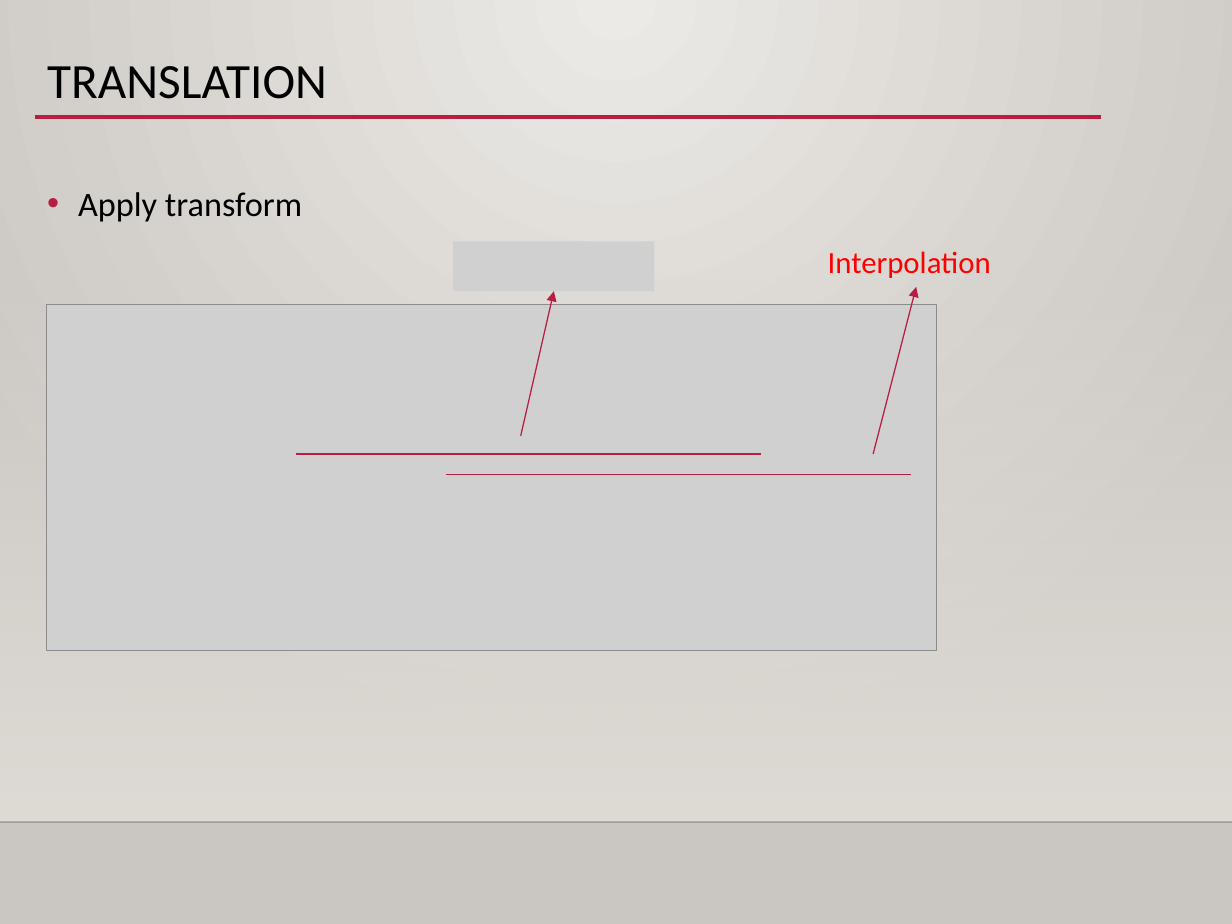
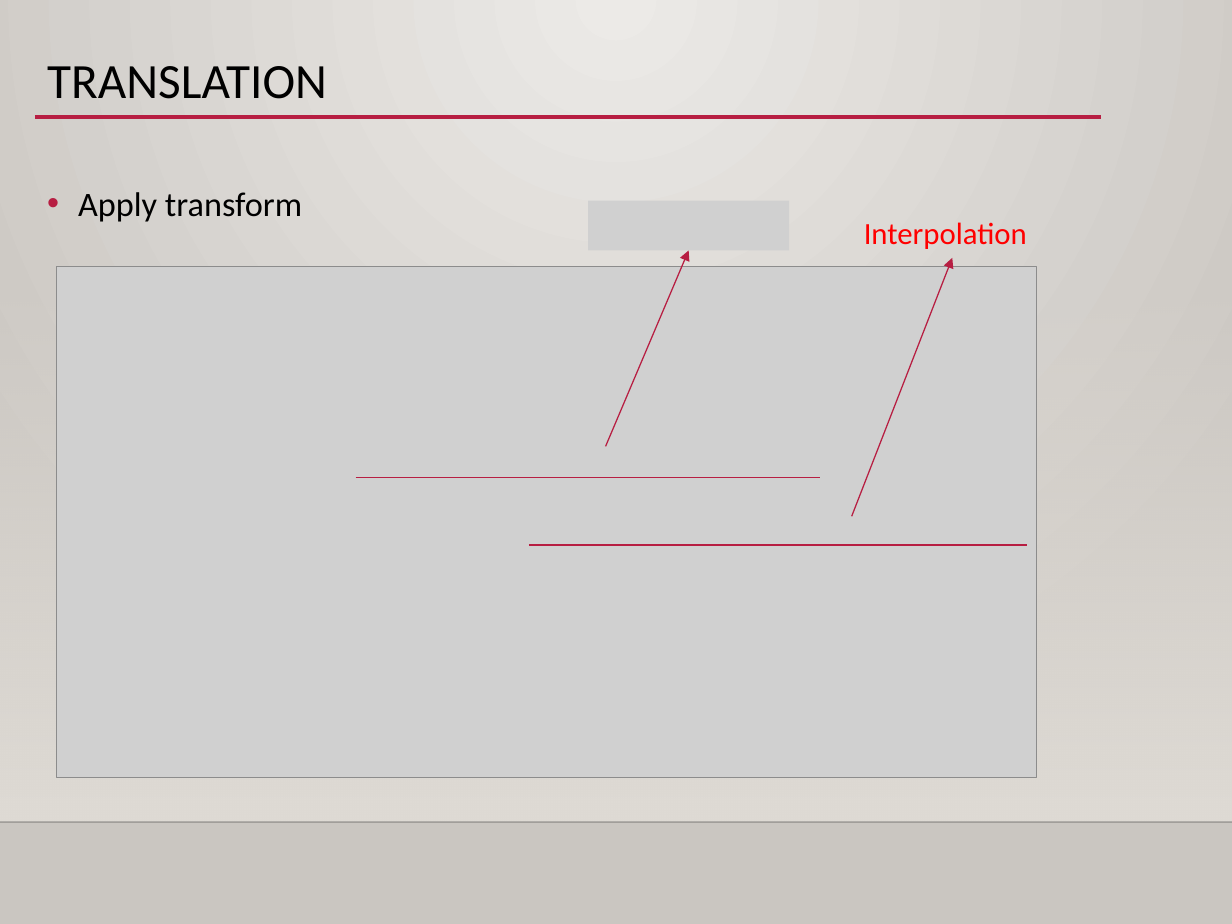
Before and after one commit to jelee2498/SDS, a slide deck: slide 5 of Day1/ex1-2_transformation/ex1-2_transformation.pptx. Drawn at 1232x924 pixels with LibreOffice and Linux fonts; fonts in the diff are those of the drawing; grey boxes stand for pictures; background and template pictures are left out. Boxes give left, top, right and bottom in pixels: in the first picture for what was removed or moved away, otherwise in the second. Text is boxed around its words. In the diff, an @@ line names an element or a change of style, - is before the commit and + after.

```diff
--- a/Day1/ex1-2_transformation/ex1-2_transformation.pptx
+++ b/Day1/ex1-2_transformation/ex1-2_transformation.pptx
@@ picture added at (588,201,788,250) @@
@@ text "Interpolation": place and size @@
-text "Interpolation" at (828,251,991,278)
+text "Interpolation" at (864,222,1027,249)
@@ picture: place and size @@
-picture at (47,304,938,650)
+picture at (57,266,1037,777)
@@ picture removed at (453,241,654,291) @@
@@ arrow moved from (521, 436) - (554, 291) to (606, 446) - (689, 250) @@
@@ arrow moved from (873, 455) - (917, 287) to (851, 516) - (952, 257) @@
@@ line moved from (297, 455) - (761, 455) to (356, 478) - (821, 478) @@
@@ line moved from (446, 474) - (910, 474) to (529, 545) - (1027, 545) @@
```
Also in this commit, not shown: 12 other slides changed, 2 slides added, 13 other files.
